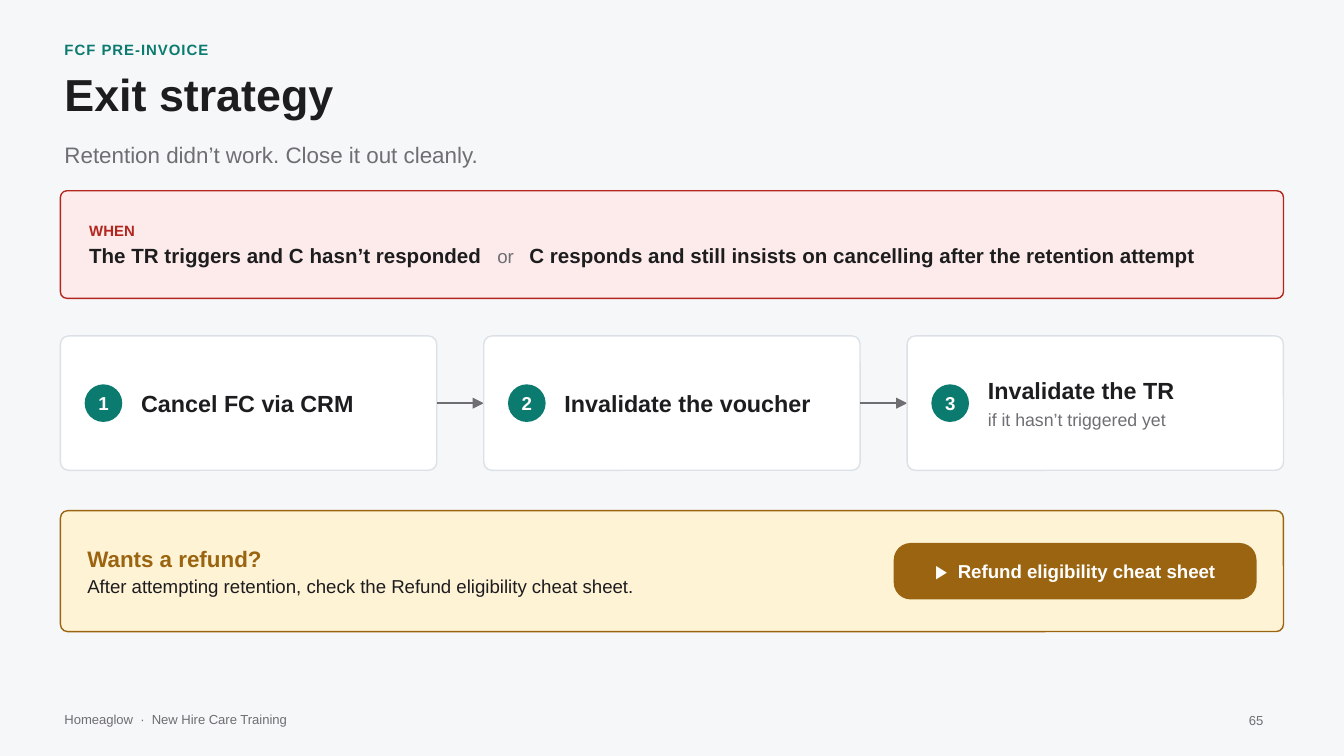
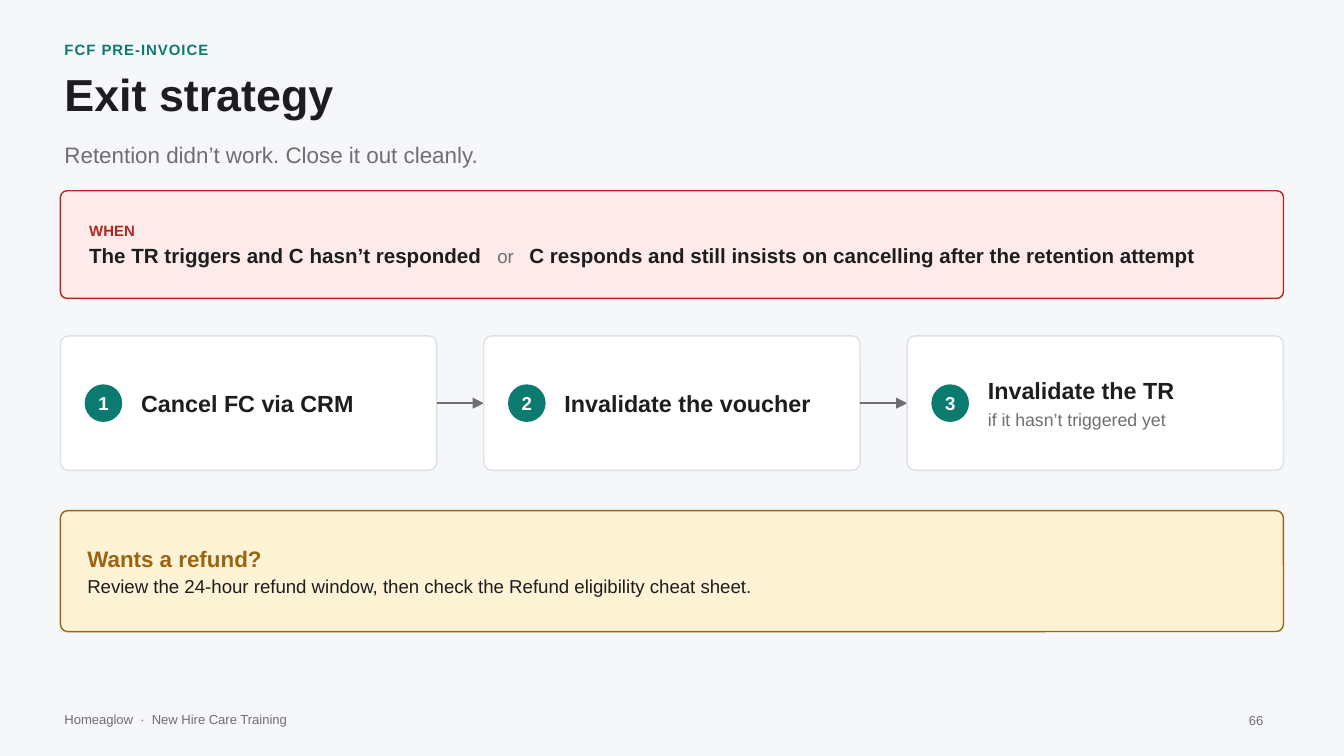
Before and after one commit to anjulimichelle/training, a slide deck: slide 66 of retention-membership-cancellation/retention-membership-cancellation.pptx (slide 65 before the commit). Drawn at 1344x756 pixels with LibreOffice and Linux fonts; fonts in the diff are those of the drawing. Boxes give left, top, right and bottom in pixels: in the first picture for what was removed or moved away, otherwise in the second. Text is boxed around its words. In the diff, an @@ line names an element or a change of style, - is before the commit and + after.

```diff
--- a/retention-membership-cancellation/retention-membership-cancellation.pptx
+++ b/retention-membership-cancellation/retention-membership-cancellation.pptx
@@ rounded rectangle removed at [894,543,1257,599] @@
-▶ Refund eligibility cheat sheet
@@ text at [87,579,752,597]: text changed @@
-After attempting retention, check the Refund eligibility cheat sheet.
+Review the 24-hour refund window, then check the Refund eligibility cheat sheet.
```
Also in this commit, not shown: 1 other slide changed, 1 slide added, 1 other file.
